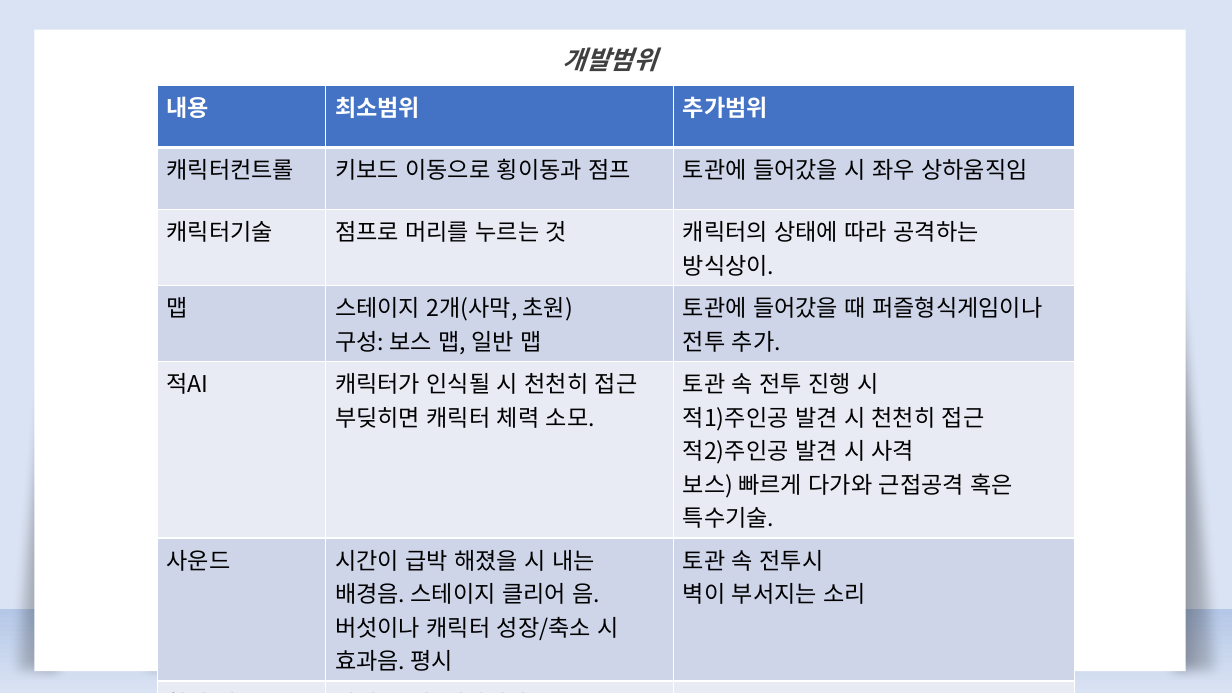
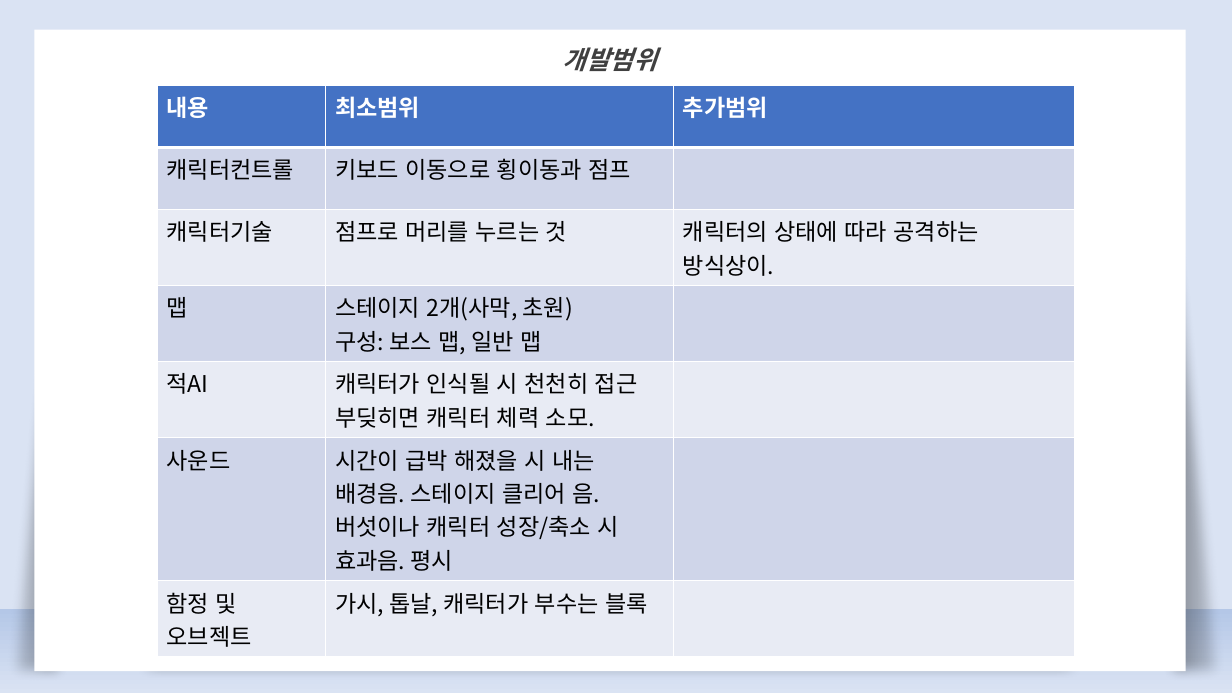
Before and after one commit to kimkyuhi/make-game, a slide deck: slide 4 of 발표/2DGP 게임 계획발표01.pptx (slide 5 before the commit). Drawn at 1232x693 pixels with LibreOffice and Linux fonts; fonts in the diff are those of the drawing. Boxes give left, top, right and bottom in pixels: in the first picture for what was removed or moved away, otherwise in the second. Text is boxed around its words. In the diff, an @@ line names an element or a change of style, - is before the commit and + after.

```diff
--- a/발표/2DGP 게임 계획발표01.pptx
+++ b/발표/2DGP 게임 계획발표01.pptx
@@ table at [157,86,1074,651] @@
-row 2, column 3: 토관에 들어갔을 시 좌우 상하움직임
+row 2, column 3: 
-row 4, column 3: 토관에 들어갔을 때 퍼즐형식게임이나 전투 추가.
+row 4, column 3: 
-row 5, column 3: 토관 속 전투 진행 시 / 적1)주인공 발견 시 천천히 접근 / 적2)주인공 발견 시 사격 / 보스) 빠르게 다가와 근접공격 혹은 특수기술.
+row 5, column 3: 
-row 6, column 3: 토관 속 전투시 / 벽이 부서지는 소리
+row 6, column 3: 
```
Also in this commit, not shown: 4 other slides changed, 1 slide added, 1 slide removed, 2 other files.
